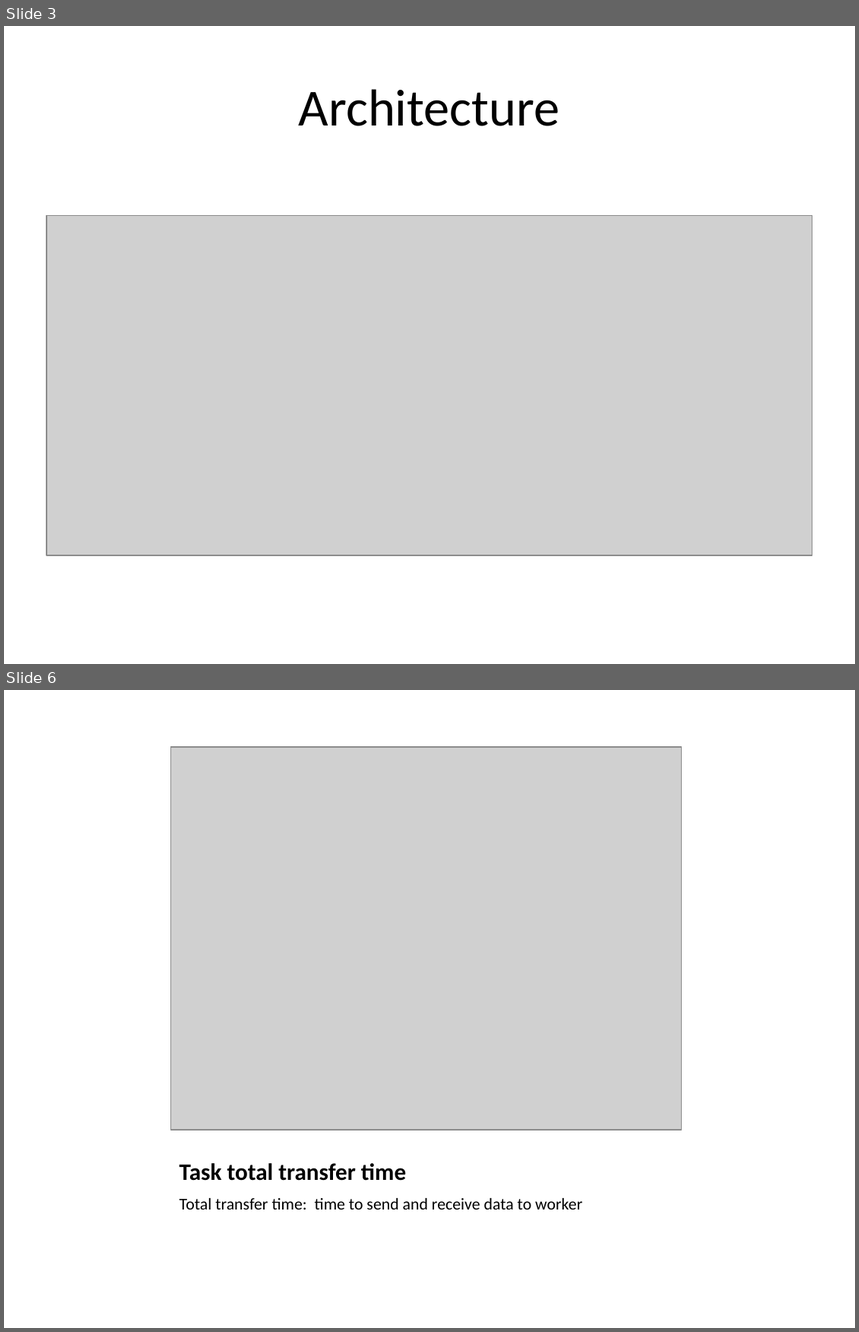
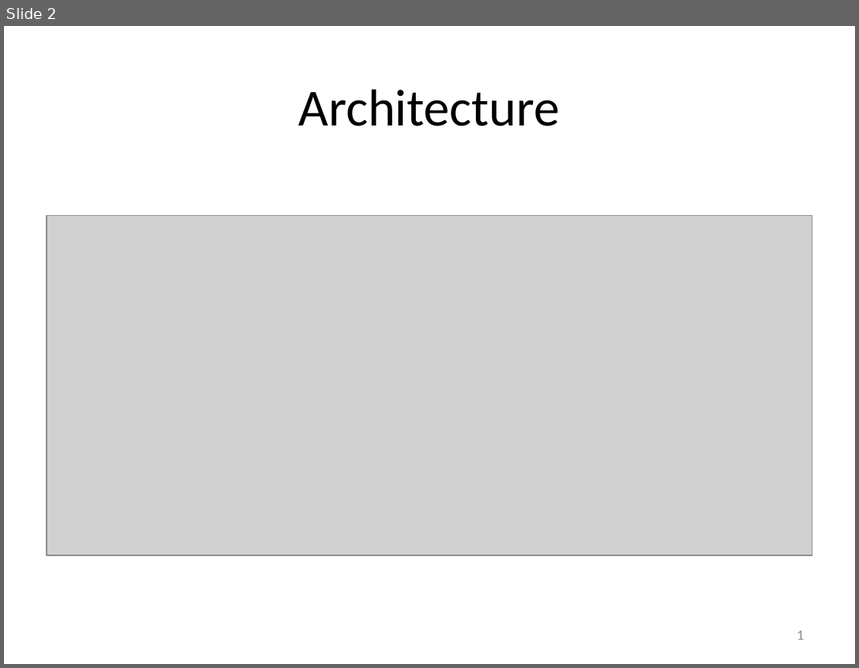
Before and after one commit to cooperative-computing-lab/awe, a slide deck: stats.has-plots/summary.pptx. Shown one above the other, each under a label of ours: slides 3 and 6 before the commit, slide 2 after it; the slides between them are not shown. The pictures are 859x1332 and 859x668 pixels, drawn with LibreOffice and Linux fonts; fonts in the diff are those of the drawing; grey boxes stand for pictures. Boxes give left, top, right and bottom in pixels: in the first picture for what was removed or moved away, otherwise in the second. Text is boxed around its words. In the diff, an @@ line names an element or a change of style, - is before the commit and + after.

```diff
--- a/stats.has-plots/summary.pptx
+++ b/stats.has-plots/summary.pptx
@@ slide 6 removed at bbox=[4, 690, 855, 1328], background #FFFFFF @@
@@ picture removed at bbox=[171, 747, 682, 1130] @@
@@ title removed at bbox=[180, 1163, 406, 1181] @@
-Task total transfer time
@@ text removed at bbox=[180, 1198, 582, 1210] @@
-Total transfer time: time to send and receive data to worker
@@ what was slide 3 is now slide 2 @@
@@ slide 2 changed as well @@
@@ page number added at bbox=[797, 631, 804, 640], 12 pt, text #8C8C8C @@
+1
```
Also in this commit, not shown: 5 other slides changed, 2 slides added, 6 other slides removed.
